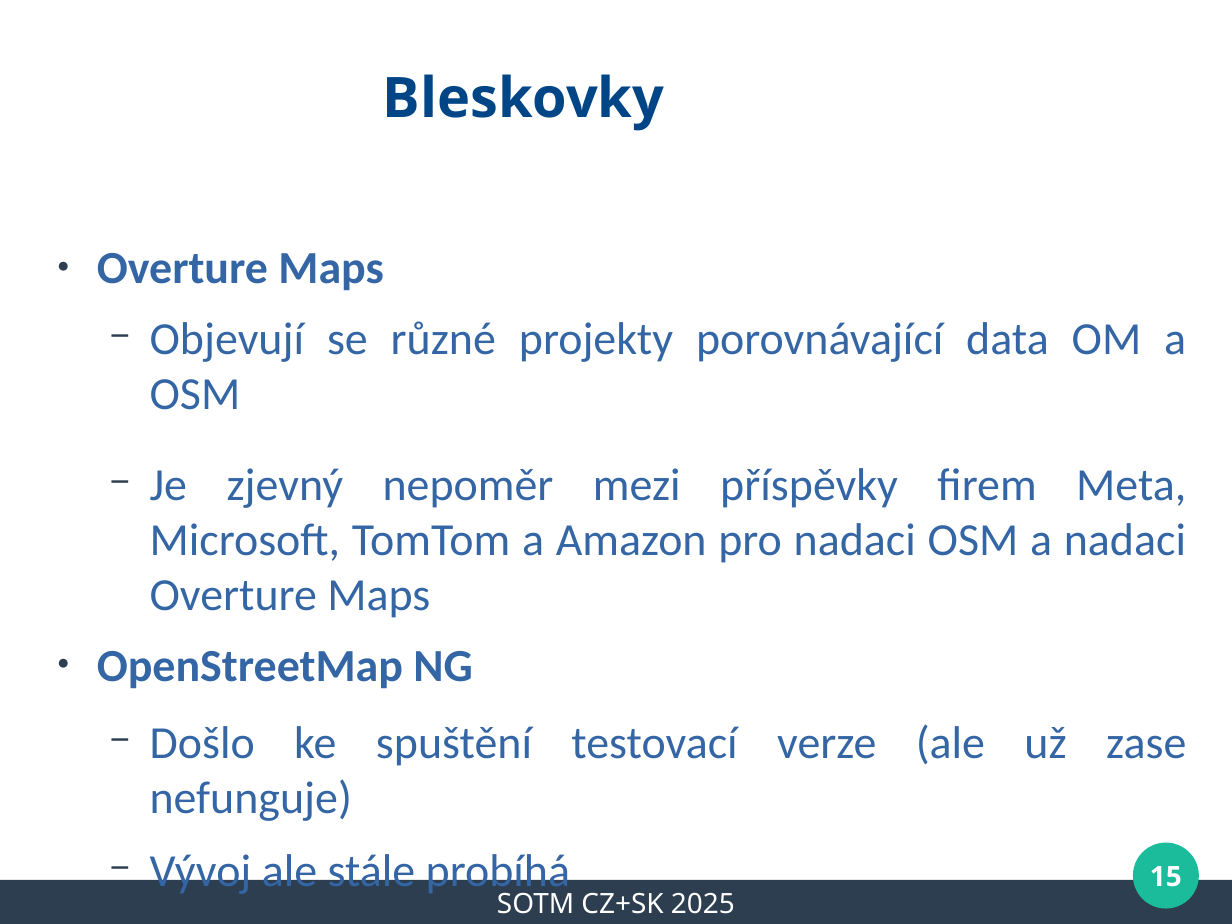
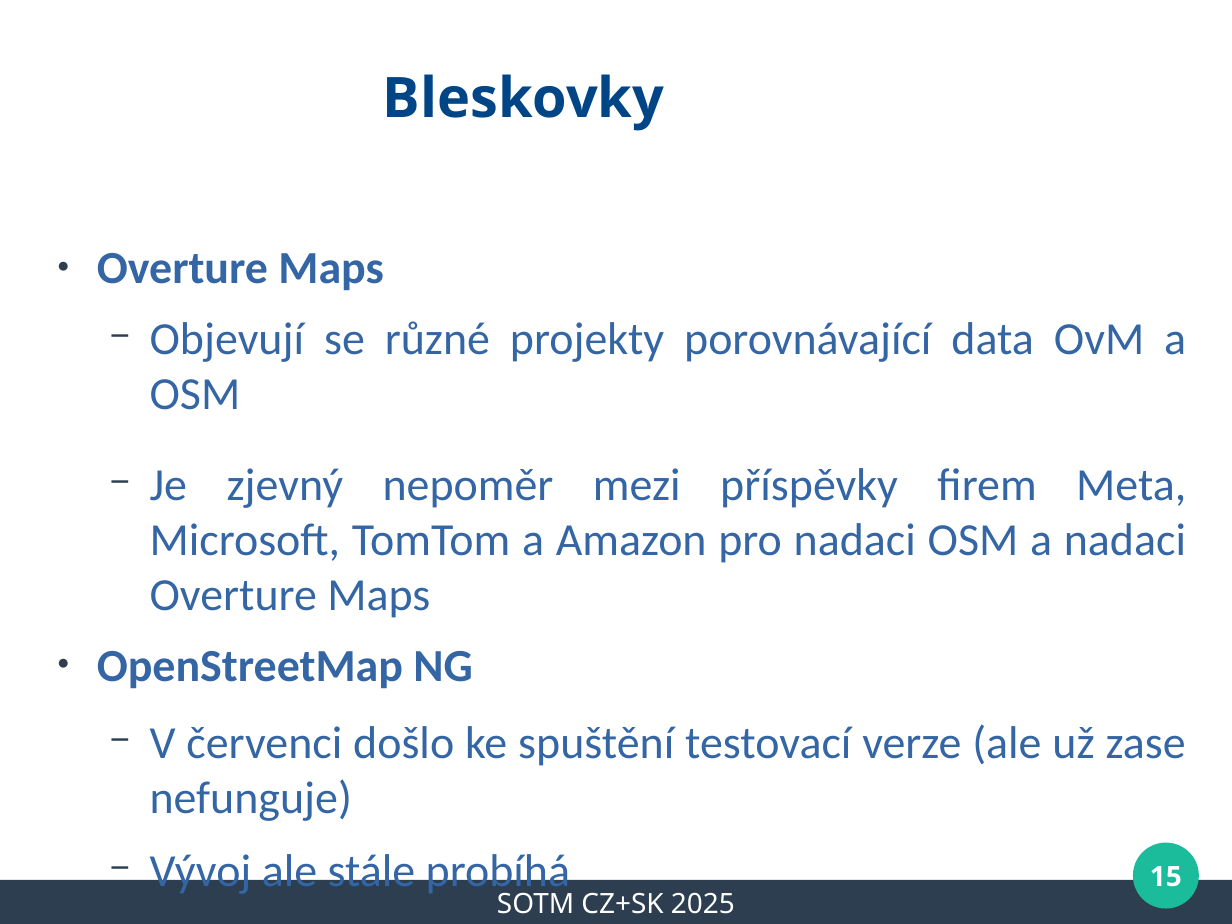
Before and after one commit to mkyral/osm, a slide deck: slide 15 of prezentace/SOTM_CZSK_2025/mkyral_WeeklyOSM_2025.odp. Drawn at 1232x924 pixels with LibreOffice and Linux fonts; fonts in the diff are those of the drawing; background and template pictures are left out. Boxes give left, top, right and bottom in pixels: in the first picture for what was removed or moved away, otherwise in the second. Text is boxed around its words. In the diff, an @@ line names an element or a change of style, - is before the commit and + after.

```diff
--- a/prezentace/SOTM_CZSK_2025/mkyral_WeeklyOSM_2025.odp
+++ b/prezentace/SOTM_CZSK_2025/mkyral_WeeklyOSM_2025.odp
@@ text at (150,321,1186,410): text changed @@
-  − Objevují se různé projekty porovnávající data OM a OSM
+  − Objevují se různé projekty porovnávající data OvM a OSM
@@ text at (150,724,1186,821): text changed @@
-  − Došlo ke spuštění testovací verze (ale už zase nefunguje)
+  − V červenci došlo ke spuštění testovací verze (ale už zase nefunguje)
```
Also in this commit, not shown: 5 other slides changed, 1 other file.
